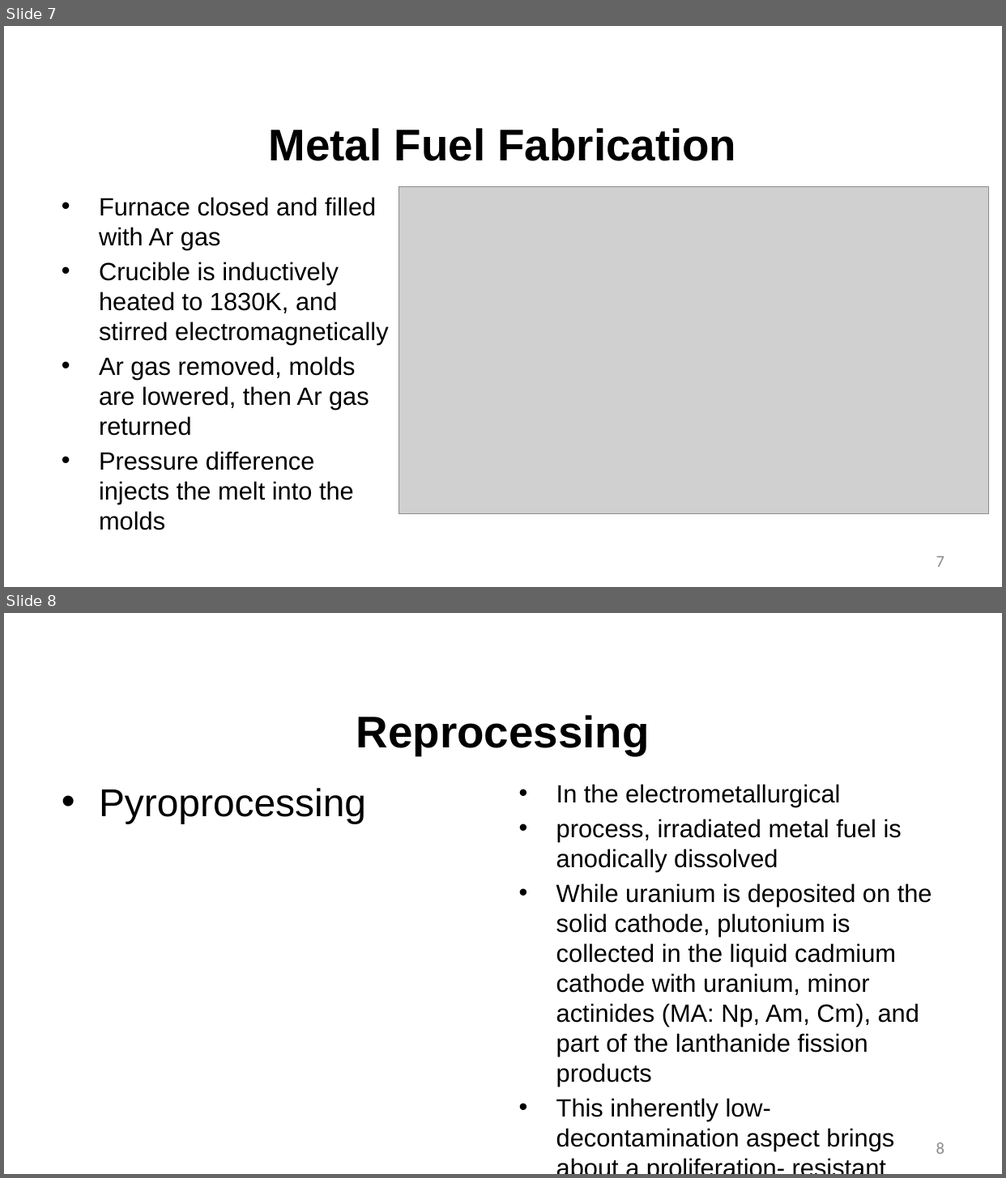
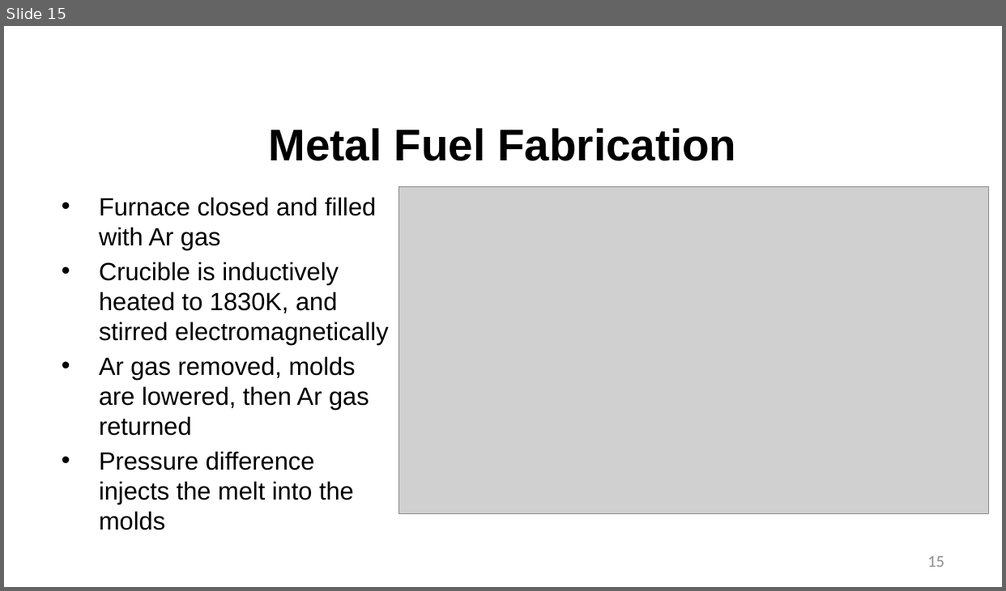
Before and after one commit to benbeeler/TEACHING, a slide deck: Advanced Reactor Materials/Lec8_SFRs.pptx. Shown one above the other, each under a label of ours: slides 7 and 8 before the commit, slide 15 after it. The pictures are 1006x1178 and 1006x591 pixels, drawn with LibreOffice and Linux fonts; fonts in the diff are those of the drawing; grey boxes stand for pictures; background and template pictures are left out. Boxes give left, top, right and bottom in pixels: in the first picture for what was removed or moved away, otherwise in the second. Text is boxed around its words. In the diff, an @@ line names an element or a change of style, - is before the commit and + after.

```diff
--- a/Advanced Reactor Materials/Lec8_SFRs.pptx
+++ b/Advanced Reactor Materials/Lec8_SFRs.pptx
@@ slide 8 removed at [4, 613, 1002, 1174], background #FFFFFF @@
@@ title removed at [356, 715, 650, 756] @@
-Reprocessing
@@ text removed at [99, 788, 366, 824] @@
-• Pyroprocessing
@@ text removed at [556, 784, 932, 1151] @@
-• In the electrometallurgical
-• process, irradiated metal fuel is anodically dissolved
-• While uranium is deposited on the solid cathode, plutonium is collected in the liquid cadmium cathode with uranium, minor actinides (MA: Np, Am, Cm), and part of the lanthanide fission products
-• This inherently low-decontamination aspect brings about a proliferation- resistant feature to the electrometallurgical process
@@ page number removed at [936, 1143, 944, 1154] @@
-8
@@ what was slide 7 is now slide 15 @@
@@ page number at [927, 557, 944, 567]: text changed @@
-7
+15
```
Also in this commit, not shown: 1 slide changed, 8 slides added, 14 other slides removed, 3 other files.
